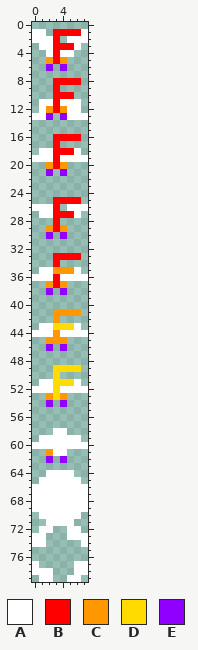
Sprite sheet: assets/images/enemies/f.png. Above, as it was before the edit.
The file is 8x80 pixels. Colours within 5 levels of each other are drawn and written as one.
Palette (. is transparent): A #ffffff  B #ff0000  C #ff9800  D #ffdb00  E #9000ff
After:
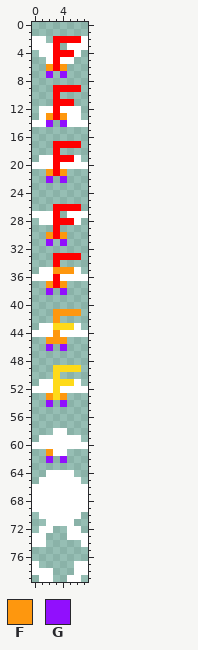
Colours new in this view: F #fe970e  G #910ffd
From old to new:
colour D: #ffdb00 -> #feda19
Changed rows in their new state; - is a pixel that keeps its letter.
first column x 0:
 1 ..-.....
 2 --.-BBB-
 3 A---.A-A
 4 -A--BBA-
 5 --A-AA--
 6 --FBF---
 7 --G-G---
 8 ---....-
 9 ----BBB-
10 ----..--
11 -..-BB.-
12 --A-A---
13 .-FBF--.
14 AAG-GAAA
16 ---....-
17 ----BBB-
18 -..-...-
19 .---BB-.
20 AAA-AAAA
21 --FBF---
22 --G-G---
25 ---....-
26 ...-BBB.
27 A---.A-A
28 -AA-BBA-
29 --.-.---
30 --FBF---
31 --G-G---
first column x 2:
35 -FFF-
37 F-F--
38 G-G--
41 -FFFF
42 -F---
44 -F---
45 FFF--
46 G-G--
first column x 2:
53 F-F
54 G-G
first column x 2:
61 F--
62 G-G
Changed places in both pictures, as pixel boxes (x1, y1, x2, y2):
changed: (32, 29, 88, 407)
changed: (46, 449, 67, 463)
